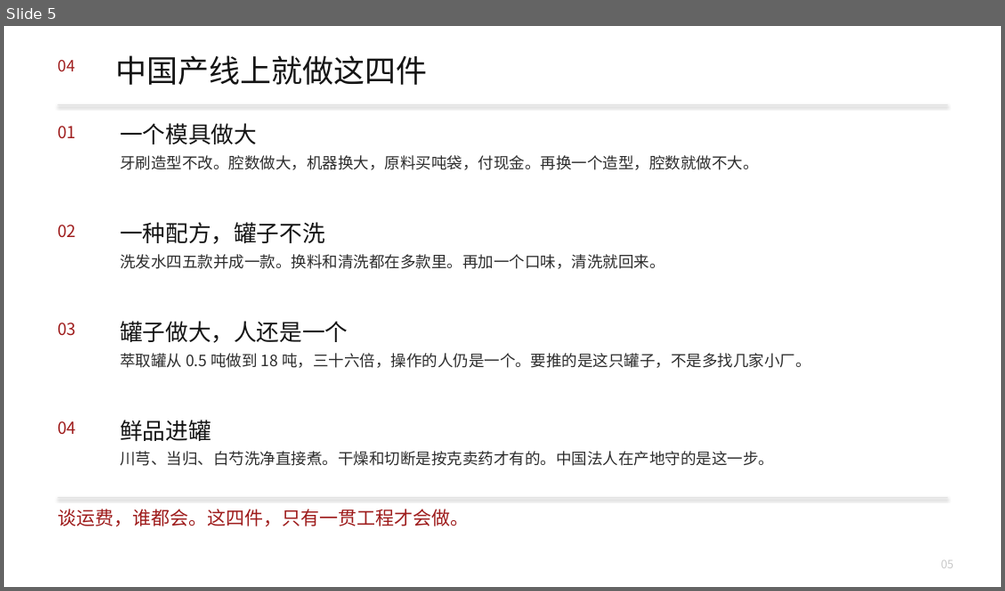
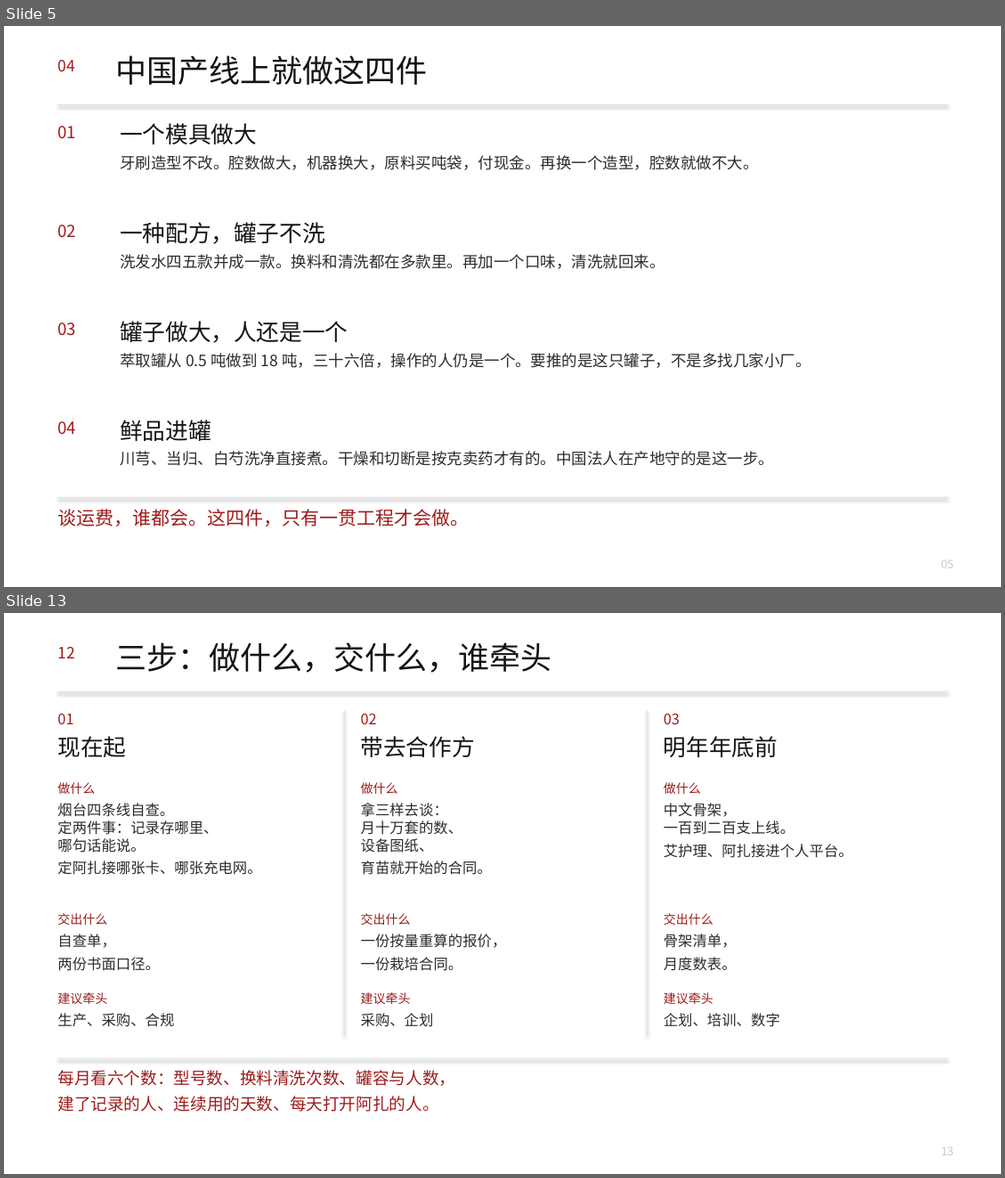
Before and after one commit to headshot9999/xiaoyi, a slide deck: 艾多美何以成为100兆韩元企业.pptx. Shown one above the other, each under a label of ours: slide 5 before the commit, slides 5 and 13 after it; the slides between them are not shown. The pictures are 1005x591 and 1005x1178 pixels, drawn with LibreOffice and Linux fonts; fonts in the diff are those of the drawing. Boxes give left, top, right and bottom in pixels: in the first picture for what was removed or moved away, otherwise in the second. Text is boxed around its words. In the diff, an @@ line names an element or a change of style, - is before the commit and + after.

```diff
--- a/艾多美何以成为100兆韩元企业.pptx
+++ b/艾多美何以成为100兆韩元企业.pptx
@@ slide 13 added at bbox=[4, 613, 1001, 1174], background #FFFFFF @@
@@ text added at bbox=[57, 647, 74, 658], 15 pt, text #9E1B1B @@
+12
@@ text added at bbox=[116, 642, 552, 673], 30 pt, text #141414 @@
+三步：做什么，交什么，谁牵头
@@ rectangle added at bbox=[57, 691, 947, 692], fill #E2E2E2 @@
@@ text added at bbox=[57, 714, 73, 724], 14 pt, text #9E1B1B @@
+01
@@ rectangle added at bbox=[344, 710, 345, 1036], fill #E2E2E2 @@
@@ text added at bbox=[361, 714, 377, 724], 14 pt, text #9E1B1B @@
+02
@@ rectangle added at bbox=[647, 710, 647, 1036], fill #E2E2E2 @@
@@ text added at bbox=[663, 714, 680, 724], 14 pt, text #9E1B1B @@
+03
@@ text added at bbox=[57, 736, 126, 757], 22 pt, text #141414 @@
+现在起
@@ text added at bbox=[361, 736, 475, 757], 22 pt, text #141414 @@
+带去合作方
@@ text added at bbox=[663, 736, 777, 757], 22 pt, text #141414 @@
+明年年底前
@@ text added at bbox=[57, 782, 95, 794], 12 pt, text #9E1B1B @@
+做什么
@@ text added at bbox=[361, 782, 398, 794], 12 pt, text #9E1B1B @@
+做什么
@@ text added at bbox=[663, 782, 701, 794], 12 pt, text #9E1B1B @@
+做什么
@@ text added at bbox=[57, 803, 261, 875], 14 pt, text #2C2C2C @@
+烟台四条线自查。
+定两件事：记录存哪里、
+哪句话能说。
+定阿扎接哪张卡、哪张充电网。
@@ text added at bbox=[361, 803, 492, 875], 14 pt, text #2C2C2C @@
+拿三样去谈：
+月十万套的数、
+设备图纸、
+育苗就开始的合同。
@@ text added at bbox=[663, 803, 853, 858], 14 pt, text #2C2C2C @@
+中文骨架，
+一百到二百支上线。
+艾护理、阿扎接进个人平台。
@@ text added at bbox=[57, 913, 107, 925], 12 pt, text #9E1B1B @@
+交出什么
@@ text added at bbox=[361, 913, 411, 925], 12 pt, text #9E1B1B @@
+交出什么
@@ text added at bbox=[663, 913, 713, 925], 12 pt, text #9E1B1B @@
+交出什么
@@ text added at bbox=[57, 933, 160, 971], 14 pt, text #2C2C2C @@
+自查单，
+两份书面口径。
@@ text added at bbox=[361, 933, 507, 971], 14 pt, text #2C2C2C @@
+一份按量重算的报价，
+一份栽培合同。
@@ text added at bbox=[663, 933, 736, 971], 14 pt, text #2C2C2C @@
+骨架清单，
+月度数表。
@@ text added at bbox=[57, 992, 107, 1004], 12 pt, text #9E1B1B @@
+建议牵头
@@ text added at bbox=[57, 1013, 174, 1027], 14 pt, text #2C2C2C @@
+生产、采购、合规
@@ text added at bbox=[361, 992, 411, 1004], 12 pt, text #9E1B1B @@
+建议牵头
@@ text added at bbox=[361, 1013, 434, 1027], 14 pt, text #2C2C2C @@
+采购、企划
@@ text added at bbox=[663, 992, 713, 1004], 12 pt, text #9E1B1B @@
+建议牵头
@@ text added at bbox=[663, 1013, 780, 1027], 14 pt, text #2C2C2C @@
+企划、培训、数字
@@ rectangle added at bbox=[57, 1058, 947, 1059], fill #E2E2E2 @@
@@ text added at bbox=[57, 1070, 455, 1111], 16 pt, text #9E1B1B @@
+每月看六个数：型号数、换料清洗次数、罐容与人数，
+建了记录的人、连续用的天数、每天打开阿扎的人。
@@ text added at bbox=[941, 1147, 954, 1155], 11 pt, text #C8C8C8 @@
+13
```
Also in this commit, not shown: 7 slides changed, 2 other slides added, 3 other files.
